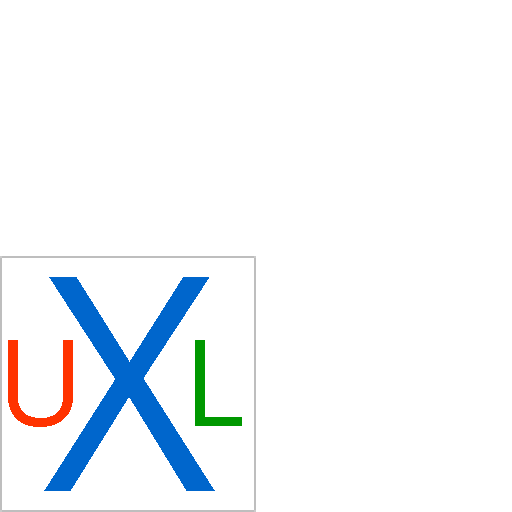
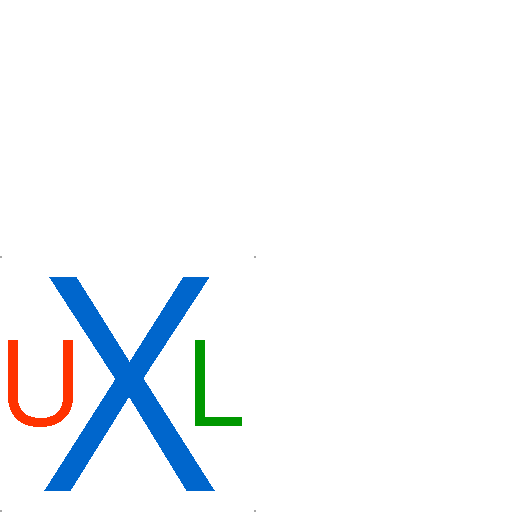
Before/after of a 512 x 512 layered artwork. What changed in the layer stack:
renamed "Shape 2" to "Outside left border", hid it, moved it above "Inside left border", painted on it, unmasked it over [0, 257, 2, 510]
renamed "Shape 9" to "Inside left border", hid it, moved it above "Corners", painted on it, unmasked it over [1, 258, 2, 510]
renamed "Layer 1" to "Corners", painted on it over [0, 256, 256, 512]
renamed "Shape 8" to "Inside top border", hid it over [1, 257, 254, 258]
renamed "Shape 7" to "Inside right border", hid it over [254, 257, 255, 510]
renamed "Shape 5" to "Outside right border", hid it over [255, 257, 256, 511]
renamed "Shape 4" to "Outside bottom border", hid it over [1, 511, 256, 512]
renamed "Shape 6" to "Inside bottom border", hid it over [1, 510, 255, 511]
renamed "Shape 1" to "Outside top border", hid it over [1, 256, 255, 257]
